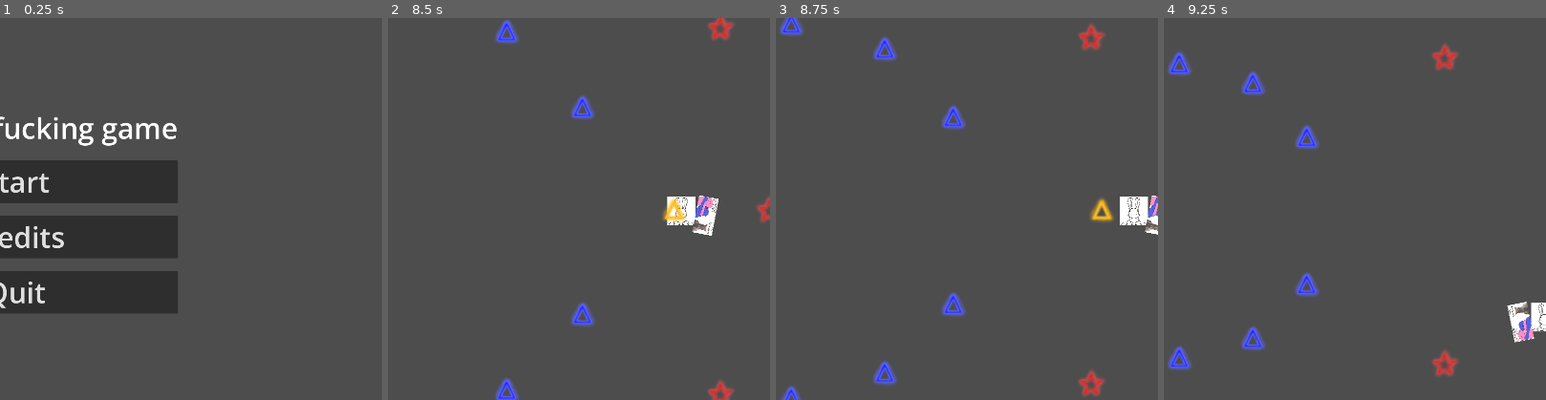
Above: before the commit, frames 1-4 (left to right).
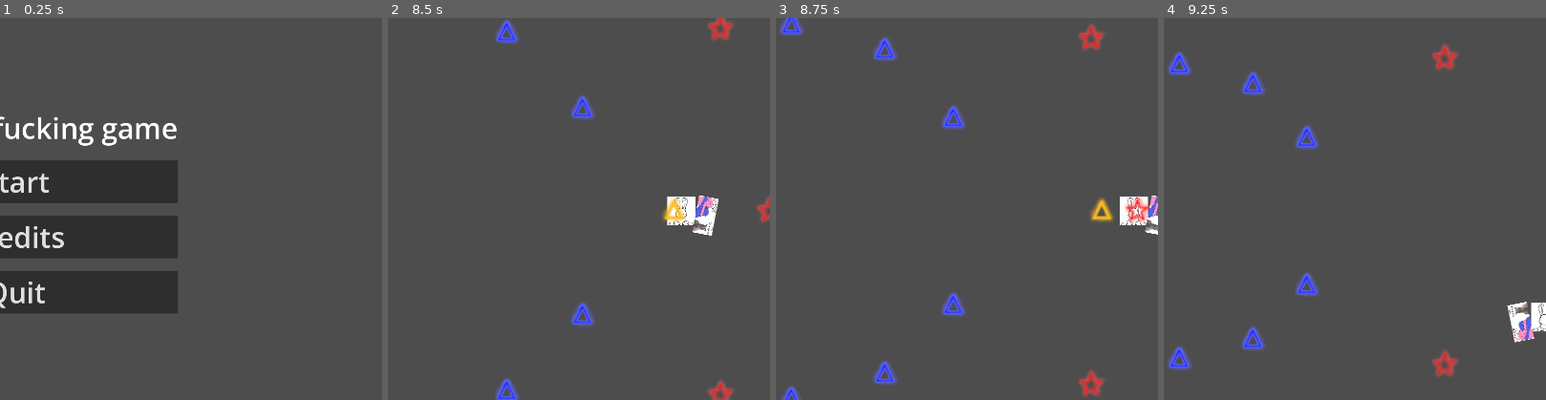
Above: after the commit, the same moments.

Repository: Restra9423/Jamfest-Spring-2026
Game: Godot game, scene res://UI/title.tscn
Same seed, same stepped clock (60 frames per second), same inputs: the game is played once before the commit and once after it.
Inputs (mouse positions are % of the whole screen's width and height, from its top left):
- Up to frame 1 (0.25 s): no input
- Up to frame 2 (8.5 s): click "Start" at 0.5 s; tap Enter at 1.25 s; move the mouse to (72, 45) at 1.27 s; hold D (Right) 1.28-2.03 s; click (72, 45) at 1.35 s; move the mouse to (30, 55) at 2.02 s; hold S (Down) 2.03-2.78 s; click (30, 55) at 2.1 s; move the mouse to (60, 28) at 2.77 s; hold D (Right) 2.78-3.53 s; click (60, 28) at 2.85 s; move the mouse to (45, 70) at 3.52 s; hold W (Up) 3.53-4.28 s; click (45, 70) at 3.6 s; move the mouse to (80, 65) at 4.27 s; hold A (Left) 4.28-5.78 s; click (80, 65) at 4.35 s; move the mouse to (20, 35) at 5.02 s; click (20, 35) at 5.1 s; move the mouse to (55, 50) at 5.77 s; hold S (Down) 5.78-6.53 s; click (55, 50) at 5.85 s; move the mouse to (35, 25) at 6.52 s; hold D (Right) 6.53-7.28 s; click (35, 25) at 6.6 s; move the mouse to (72, 45) at 7.27 s; hold W (Up) 7.28-8.03 s; click (72, 45) at 7.35 s; move the mouse to (30, 55) at 8.02 s; hold D (Right) from 8.03 s (still down); click (30, 55) at 8.1 s
- Up to frame 3 (8.75 s): keep holding D (Right)
- Up to frame 4 (9.25 s): move the mouse to (60, 28) at 8.77 s; release D (Right) at 8.78 s; hold S (Down) from 8.78 s (still down); click (60, 28) at 8.85 s
The pictures show only the part of the screen within x 48-98%, y 25-75%; the shares and areas given below are measured in that part.

Frames 1-2 are identical in both runs. In frame 3, 0.3% of the frame differs, in the area x 91-98%, y 46-54%; in frame 4, nothing differs.

Commit message:
parrying after fix

Diff:
--- a/Prefabs/Player.tscn
+++ b/Prefabs/Player.tscn
@@ -43,7 +43,10 @@
 texture = ExtResource("2_b43ah")
 
 [node name="ParryLength" type="Timer" parent="." unique_id=402431534]
-wait_time = 0.25
+wait_time = 0.1
+
+[node name="ParryAfter" type="Timer" parent="." unique_id=488479843]
+wait_time = 0.1
 
 [node name="ParryCooldown" type="Timer" parent="." unique_id=1991926870]
 
@@ -53,5 +56,6 @@
 [connection signal="area_entered" from="Area2D" to="." method="_on_area_2d_area_entered"]
 [connection signal="body_entered" from="Area2D" to="." method="_on_area_2d_body_entered"]
 [connection signal="timeout" from="ParryLength" to="." method="_on_parry_timer_timeout"]
+[connection signal="timeout" from="ParryAfter" to="." method="_on_parry_after_timeout"]
 [connection signal="timeout" from="ParryCooldown" to="." method="_on_parry_cooldown_timeout"]
 [connection signal="timeout" from="iFrames" to="." method="_on_i_frames_timeout"]
--- a/Scripts/bullet.gd
+++ b/Scripts/bullet.gd
@@ -47,9 +47,6 @@
 	if (timeToStart):
 		translate(moveDir * speed * delta)
 
-func _on_body_entered(_body: Node2D) -> void:
-	queue_free()
-
 func _on_start_timer_timeout() -> void:
 	timeToStart = true
 
--- a/Scripts/playerMovement.gd
+++ b/Scripts/playerMovement.gd
@@ -14,6 +14,8 @@
 @onready var parryLength : Timer = $ParryLength
 var onCooldown = false
 @onready var parryCooldown : Timer = $ParryCooldown
+var hitMaybe = false
+@onready var parryAfter : Timer = $ParryAfter
 
 var avgMouseMove = [Vector2.ZERO, Vector2.ZERO, Vector2.ZERO]
 var lastMousePos = Vector2.ZERO
@@ -42,18 +44,27 @@
 	if(Input.is_action_just_pressed("Parry") && !onCooldown):
 		parryLength.start()
 		parrying = true
+	if(hitMaybe && parryAfter.time_left == 0):
+		hitMaybe = false
 
 func _on_area_2d_body_entered(body: Node2D) -> void:
 	hurt()
 
 func _on_area_2d_area_entered(area: Area2D) -> void:
 	if(parrying && area.isParryable):
-
 		parry(area.pointValue)
 		area.setParried()
-		# makee a post button press window too
 	else:
-		hurt()
+		parryAfter.start()
+		hitMaybe = true
+		await get_tree().create_timer(.1).timeout
+		if(hitMaybe):
+			hurt()
+			area.queue_free()
+		elif(area.isParryable):
+			parry(area.pointValue)
+			area.setParried()
+		hitMaybe = false
 
 func parry(pointValue: int):
 	parried = true
